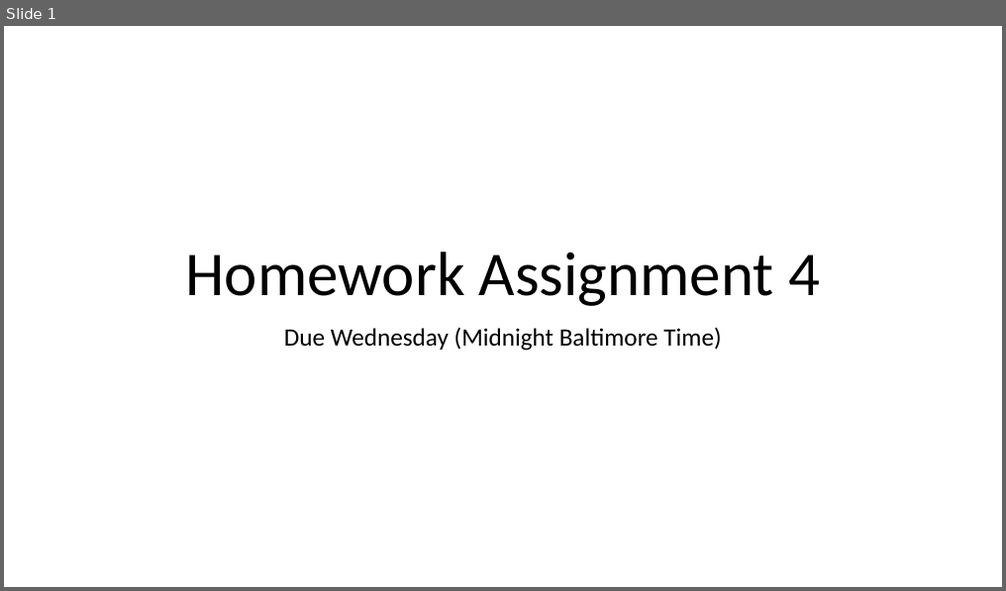
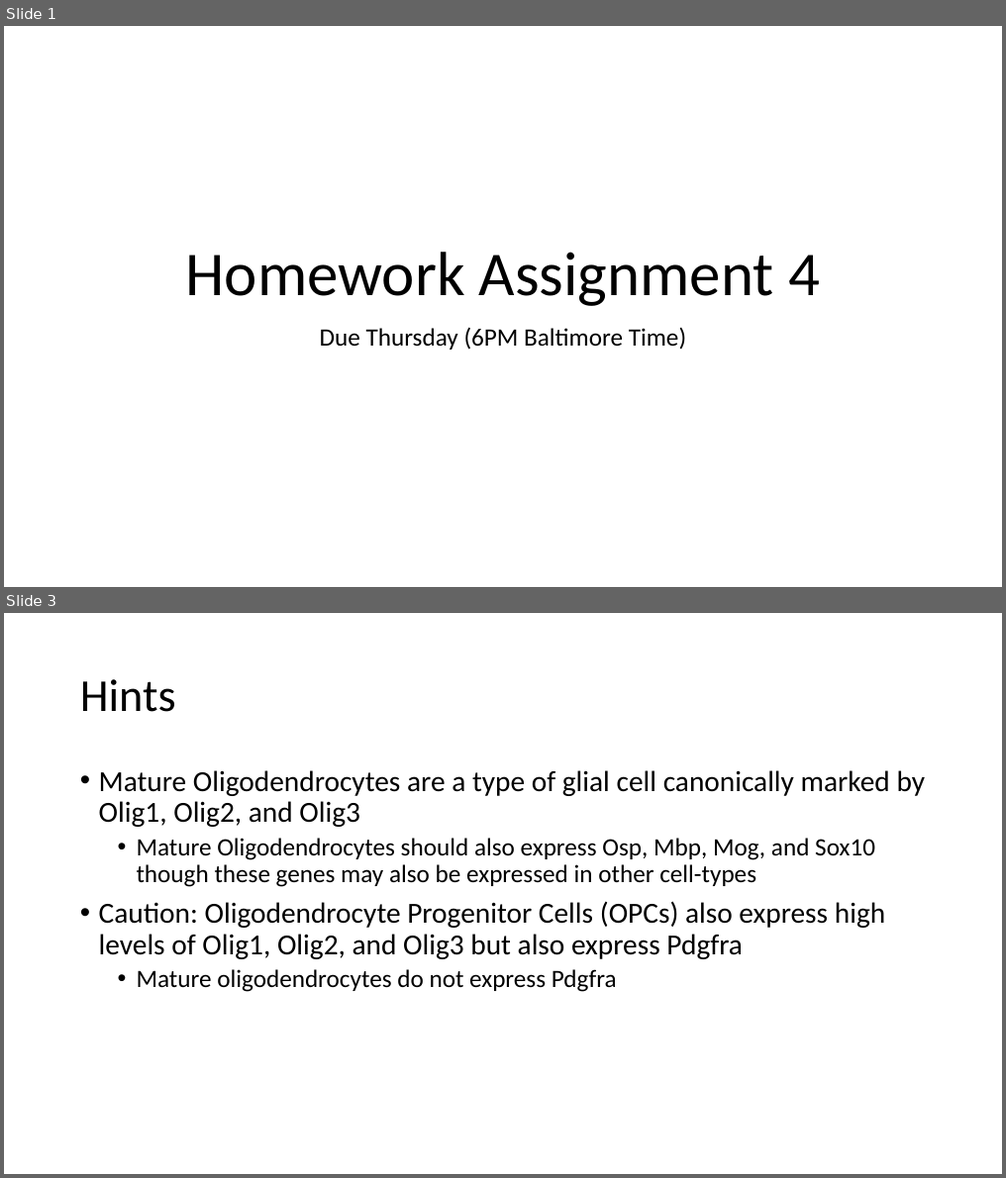
Before and after one commit to JEFworks-Lab/genomic-data-visualization-2022, a slide deck: resources/hw/genomic-data-visualization-HW_4.pptx. Shown one above the other, each under a label of ours: slide 1 before the commit, slides 1 and 3 after it; the slides between them are not shown. The pictures are 1006x591 and 1006x1178 pixels, drawn with LibreOffice and Linux fonts; fonts in the diff are those of the drawing. Boxes give left, top, right and bottom in pixels: in the first picture for what was removed or moved away, otherwise in the second. Text is boxed around its words. In the diff, an @@ line names an element or a change of style, - is before the commit and + after.

```diff
--- a/resources/hw/genomic-data-visualization-HW_4.pptx
+++ b/resources/hw/genomic-data-visualization-HW_4.pptx
@@ slide 3 added at bbox=[4, 613, 1002, 1174], background #FFFFFF @@
@@ title added at bbox=[80, 679, 176, 712], 44 pt, text #000000 @@
+Hints
@@ text added at bbox=[99, 770, 926, 992], 28 pt, text #000000 @@
+• Mature Oligodendrocytes are a type of glial cell canonically marked by Olig1, Olig2, and Olig3
+  • Mature Oligodendrocytes should also express Osp, Mbp, Mog, and Sox10 though these genes may also be expressed in other cell-types
+• Caution: Oligodendrocyte Progenitor Cells (OPCs) also express high levels of Olig1, Olig2, and Olig3 but also express Pdgfra
+  • Mature oligodendrocytes do not express Pdgfra
@@ slide 1 changed as well @@
@@ subtitle at bbox=[320, 327, 686, 350]: text changed @@
-Due Wednesday (Midnight Baltimore Time)
+Due Thursday (6PM Baltimore Time)
```
Also in this commit, not shown: 1 other slide changed, 4 slides removed, 2 other files.
